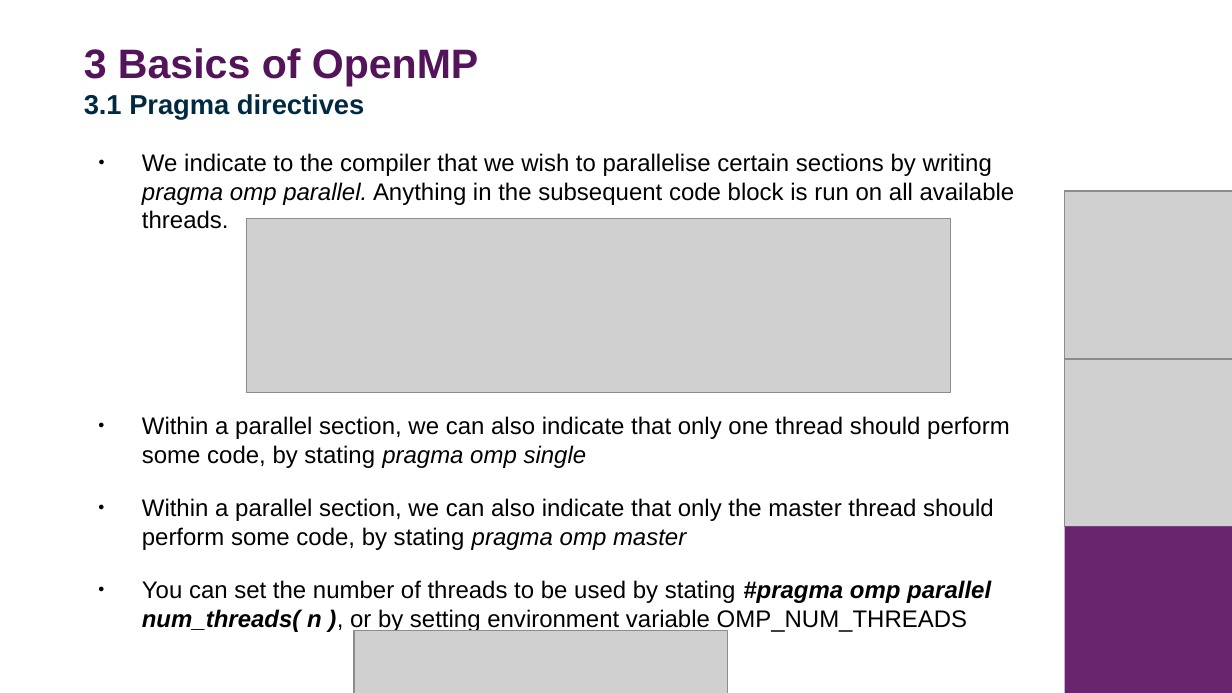
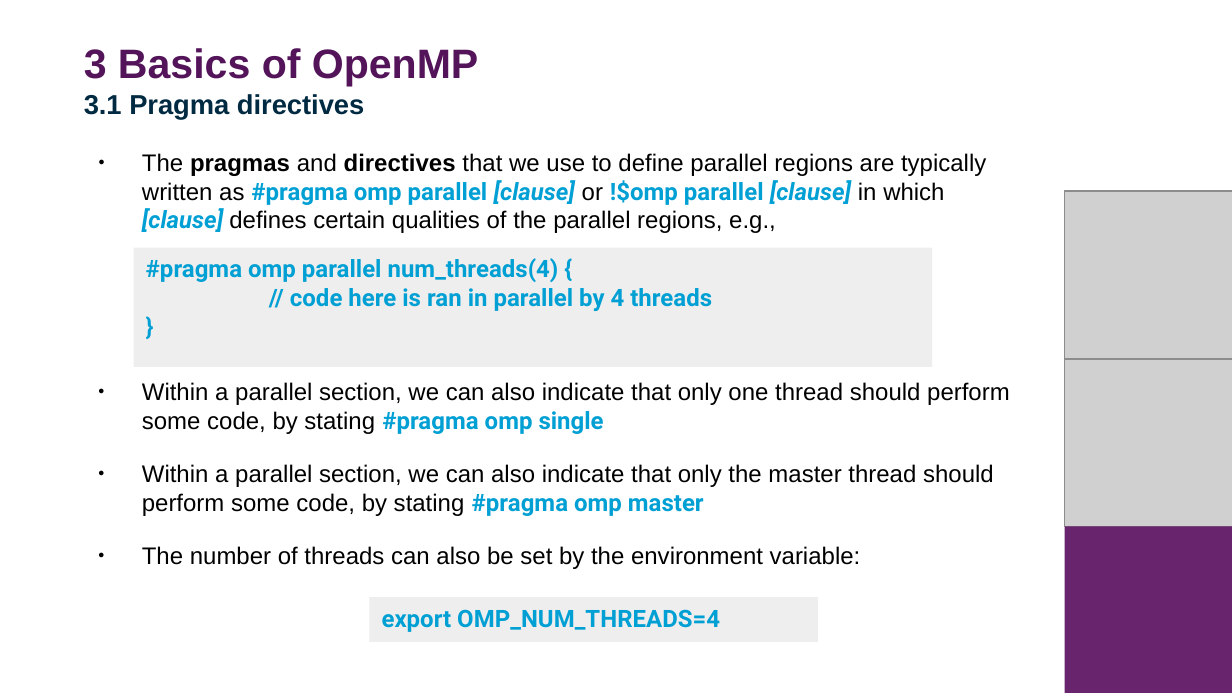
Before and after one commit to DurhamARC-Training/BasicParallelProgramming, a slide deck: slide 62 of OpenMPMPIShortCourse_Winter2025.odp (slide 63 before the commit). Drawn at 1232x693 pixels with LibreOffice and Linux fonts; fonts in the diff are those of the drawing; grey boxes stand for pictures; background and template pictures are left out. Boxes give left, top, right and bottom in pixels: in the first picture for what was removed or moved away, otherwise in the second. Text is boxed around its words. In the diff, an @@ line names an element or a change of style, - is before the commit and + after.

Commit message:
finishing scheduling example and OpenMP slides

```diff
--- a/OpenMPMPIShortCourse_Winter2025.odp
+++ b/OpenMPMPIShortCourse_Winter2025.odp
@@ text at (142, 153, 986, 233): text changed @@
-● We indicate to the compiler that we wish to parallelise certain sections by writing pragma omp parallel. Anything in the subsequent code block is run on all available threads.
+● The pragmas and directives that we use to define parallel regions are typically written as #pragma omp parallel [clause] or !$omp parallel [clause] in which [clause] defines certain qualities of the parallel regions, e.g.,
@@ picture removed at (246, 218, 951, 393) @@
@@ rectangle added at (133, 248, 931, 367), fill #EEEEEE, 14 pt, text #009FD4, bold @@
+#pragma omp parallel num_threads(4) {
+// code here is ran in parallel by 4 threads
+}
@@ text at (142, 382, 1010, 569): text changed @@
-● Within a parallel section, we can also indicate that only one thread should perform some code, by stating pragma omp single
-● Within a parallel section, we can also indicate that only the master thread should perform some code, by stating pragma omp master
-● You can set the number of threads to be used by stating #pragma omp parallel num_threads( n ), or by setting environment variable OMP_NUM_THREADS
+● Within a parallel section, we can also indicate that only one thread should perform some code, by stating #pragma omp single
+● Within a parallel section, we can also indicate that only the master thread should perform some code, by stating #pragma omp master
+● The number of threads can also be set by the environment variable:
@@ rectangle added at (370, 598, 818, 642), fill #EEEEEE, 14 pt, text #009FD4, bold @@
+export OMP_NUM_THREADS=4
@@ picture removed at (354, 631, 727, 693) @@
```
Also in this commit, not shown: 15 other slides changed, 6 slides added, 2 slides removed, 2 other files.
